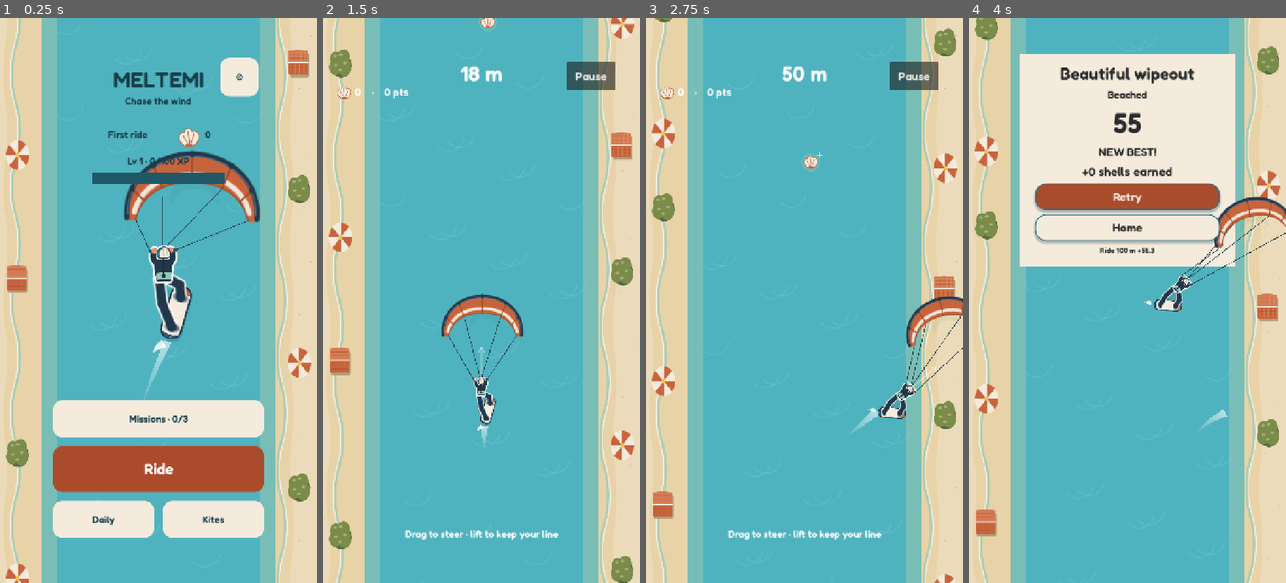
Above: before the commit, frames 1-4 (left to right).
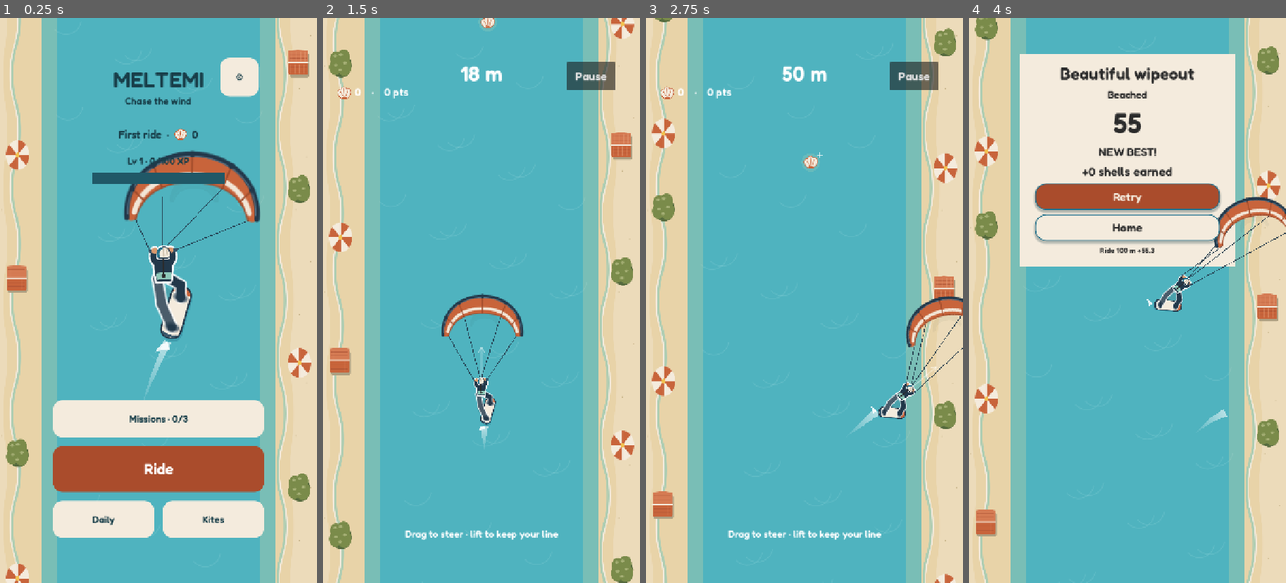
Above: after the commit, the same moments.

Repository: yeetozer/meltemi
Game: Godot game, scene res://scenes/main.tscn
Same seed, same stepped clock (60 frames per second), same inputs: the game is played once before the commit and once after it.
Inputs (mouse positions are in pixels of both pictures, inside the frame that each line leads up to):
- Up to frame 1 (0.25 s): no input
- Up to frame 2 (1.5 s): tap Enter at 0.5 s; move the mouse to (551, 272) at 0.52 s; hold Right 0.53-1.25 s; click (551, 272) at 0.67 s; tap Space at 0.77 s; drag from (418, 328) to (465, 413) at 1.27 s
- Up to frame 3 (2.75 s): move the mouse to (836, 176) at 2.02 s; hold Right from 2.03 s (still down); click (836, 176) at 2.17 s
- Up to frame 4 (4 s): release Right at 2.75 s; drag from (1111, 413) to (1032, 215) at 2.77 s; move the mouse to (1222, 385) at 3.52 s; hold Left from 3.53 s (still down); click (1222, 385) at 3.67 s; tap Space at 3.77 s

The runs differ from the first frame. In frame 1, 0.8% of the frame differs, in the area x 34-67%, y 19-60%; in frame 2, 0.1%; in frame 3, less than 0.1%; in frame 4, less than 0.1%.

Commit message:
Polish phone-size rider legs, tail spray and centered menu stats

Diff:
--- a/game/resources/rider_rig.json
+++ b/game/resources/rider_rig.json
@@ -31,11 +31,11 @@
       -17.28
     ],
     "hip_front_px_straight": [
-      3.6,
+      4.68,
       -12.24
     ],
     "hip_back_px_straight": [
-      -3.6,
+      -4.68,
       -12.24
     ],
     "hip_front_px_carve": [
@@ -73,13 +73,13 @@
     ],
     "foot_rotation": "board angle",
     "knee": "mid(hip,foot) + perp*bend, perp chosen so its x has sign +1 for front leg and -1 for back leg; bend_units = max(3.5, 9 - 0.12*len_units)",
-    "draw_order": "back leg outline, front leg outline, back leg fill, front leg fill, feet"
+    "draw_order": "back leg outline, back leg fill (suit lightened 18%), front leg outline, front leg fill, feet"
   },
   "spray": {
-    "anchor": "board tail point (rotates with board position, sprite itself not rotated by board angle)",
+    "anchor": "SVG attachment (-6,-2) aligned to board tail; sprite and local offset rotate with board angle",
     "offset_px": [
-      -5.76,
-      3.6
+      -1.44,
+      5.04
     ]
   },
   "layer_order": [
--- a/game/scripts/main.gd
+++ b/game/scripts/main.gd
@@ -545,9 +545,11 @@
  for entry: Array in [["MELTEMI",48,110],["Chase the wind",22,174]]:
   var word: Label=Label.new(); word.text=entry[0]; word.position=Vector2(150,entry[2]); word.size=Vector2(420,64); word …(193 unchanged characters)…
  title_button("⚙",Vector2(500,maxf(safe_top,90)),Vector2(88,88),func() -> void: show_menu("settings"))
- title_button("First ride" if int(save.data.best)==0 else "Best  %s" % save.data.best,Vector2(175,238),Vector2(230,52),Callable(),false)
- title_button("%s" % save.data.shells,Vector2(425,238),Vector2(95,52),Callable(),false)
- var icon: TextureRect=TextureRect.new(); icon.texture=AssetLib.texture("ui/icon_shell.png"); icon.position=Vector2(405,248); icon.size=Vector2(32,32); icon.expand_mode=TextureRect.EXPAND_IGNORE_SIZE; icon.mouse_filter=Control.MOUSE_FILTER_IGNORE; title_ui.add_child(icon)
+ var stats: HBoxContainer=HBoxContainer.new(); stats.position=Vector2(150,238); stats.size=Vector2(420,52); stats.alignment=BoxContainer.ALIGNMENT_CENTER; stats.add_theme_constant_override("separation",12); stats.mouse_filter=Control.MOUSE_FILTER_IGNORE; title_ui.add_child(stats)
+ for text: String in ["First ride" if int(save.data.best)==0 else "Best %s" % save.data.best,"·"]:
+  var stat: Label=Label.new(); stat.text=text; stat.add_theme_font_size_override("font_size",24); stat.add_theme_color_override("font_color",Color("183e49")); stats.add_child(stat)
+ var icon: TextureRect=TextureRect.new(); icon.texture=AssetLib.texture("ui/icon_shell.png"); icon.custom_minimum_size=Vector2(28,28); icon.stretch_mode=TextureRect.STRETCH_KEEP_ASPECT_CENTERED; icon.expand_mode=TextureRect.EXPAND_IGNORE_SIZE; icon.mouse_filter=Control.MOUSE_FILTER_IGNORE; stats.add_child(icon)
+ var shells: Label=Label.new(); shells.text=str(save.data.shells); shells.add_theme_font_size_override("font_size",24); shells.add_theme_color_override("font_color",Color("183e49")); stats.add_child(shells)
  title_button("Lv %d · %d/100 XP" % [Missions.level(int(save.data.xp)),int(save.data.xp)%100],Vector2(210,300),Vector2(300,48),Callable(),false)
  var xp: ProgressBar=ProgressBar.new(); xp.position=Vector2(210,350); xp.size=Vector2(300,7); xp.show_percentage=false; xp.value=int(save.data.xp)%100; xp.mouse_filter=Control.MOUSE_FILTER_IGNORE
  var track: StyleBoxFlat=StyleBoxFlat.new(); track.bg_color=Color("205867"); xp.add_theme_stylebox_override("background",track)
--- a/game/scripts/rider_visual.gd
+++ b/game/scripts/rider_visual.gd
@@ -51,12 +51,14 @@
  # Expose the nose beside/below the hips instead of burying it under both legs.
  board.position=Vector2(10,13)
  board.scale=Vector2(28.8,43.2)*1.12/board.texture.get_size()
- spray_sprite.position=board.position+Vector2(0,23).rotated(angle)+Vector2(-5.76,3.6)
+ # Approved SVG attachment (-6,-2), relative to viewBox centre (-8,5), at 0.72 scale.
+ spray_sprite.rotation=angle
+ spray_sprite.position=board.position+(Vector2(0,23)-Vector2(1.44,-5.04)).rotated(angle)
  feet.assign([board.position+Vector2(0,-10.44*1.12).rotated(angle),board.position+Vector2(0,10.44*1.12).rotated(angle)])
  paths.clear()
  for i in range(2):
   var sign_: float=1.0 if i==0 else -1.0
-  var hip: Vector2=Vector2(sign_*lerpf(3.6,4.32,amount),-12.24)
+  var hip: Vector2=Vector2(sign_*lerpf(4.68,4.32,amount),-12.24)
   var delta: Vector2=feet[i]-hip
   var perp: Vector2=Vector2(-delta.y,delta.x).normalized()
   if perp.x*sign_<0: perp=-perp
@@ -64,9 +66,10 @@
   paths.append(PackedVector2Array([hip,knee,feet[i]]))
  legs.queue_redraw()
 func draw_legs() -> void:
- for width: float in [8.64,6.12]:
-  var color: Color=Color(1,1,1,0.92) if width>8 else suit
-  for i: int in [1,0]:
+ # Composite each whole leg so the front outline cuts across the back fill.
+ for i: int in [1,0]:
+  for width: float in [8.64,6.12]:
+   var color: Color=Color(1,1,1,0.92) if width>8 else (suit.lightened(0.18) if i==1 else suit)
    legs.draw_polyline(paths[i],color,width,true)
    for p: Vector2 in paths[i]: legs.draw_circle(p,width/2,color,true,-1,true)
  for foot: Vector2 in feet:
--- a/game/tests/menu_smoke.gd
+++ b/game/tests/menu_smoke.gd
@@ -15,8 +15,8 @@
  for child: Node in game.title_ui.get_children():
   if child is Button: assert(child.size.y>=84,"Menu action touch target too short")
  var found: bool=false
- for child: Node in game.title_ui.get_children():
-  if child is Label and child.text=="First ride": found=true
+ for child: Node in game.title_ui.find_children("*","Label",true,false):
+  if child.text=="First ride": found=true
  assert(found,"First ride must be a plain label")
  press("Missions · 0/3"); assert(game.state=="missions")
  for b: Node in game.panel.get_children():
--- a/game/tests/rider_skins.gd
+++ b/game/tests/rider_skins.gd
@@ -10,13 +10,14 @@
    assert(rig.upper.texture.resource_path.ends_with("rider_"+c+".png"))
    for mirror: float in [-1.0,1.0]:
     rig.scale.x=mirror
-    for amount: float in [0.0,1.0]:
+    for amount: float in [0.0,0.25,0.5,0.75,1.0]:
      rig.solve(amount)
      assert(rig.board.position==Vector2(spec.board.sprite_offset_px[0],spec.board.sprite_offset_px[1]))
      assert(spec.board.readability_scale<=1.15)
      assert((rig.board.scale*rig.board.texture.get_size()).distance_to(Vector2(28.8,43.2)*spec.board.readability_scale)<0.001)
      var tail: Vector2=Vector2(spec.board.tail_px[0],spec.board.tail_px[1])
      assert(rig.tail_point().distance_to(rig.to_global(rig.board.position+tail.rotated(rig.board.rotation)))<0.001)
+     assert(rig.spray_sprite.to_global(Vector2(1.44,-5.04)/rig.spray_sprite.scale).distance_to(rig.tail_point())<0.001)
      for i: int in range(2):
       var point: Array=spec.board.front_strap_px if i==0 else spec.board.back_strap_px
       var strap: Vector2=Vector2(point[0],point[1])
@@ -27,7 +28,7 @@
       assert(rig.bar_point(i).distance_to(rig.to_global(Vector2(bar[0],bar[1])))<0.01)
       var kite_transform: Transform2D=Transform2D(0.2,Vector2(430,700)).scaled_local(Vector2.ONE*1.45)
       assert((kite_transform*[Vector2(-53.2,31.5),Vector2(53.2,31.5),Vector2(-28.6,1.31),Vector2(28.6,1.31)][i]).is_finite())
- print("SKINS PASS all four combinations; 15/45 degrees, both mirrors, feet and four bar anchors")
+ print("SKINS PASS all four combinations; 15–45 degree blend, both mirrors, feet, spray attachment and four bar anchors")
  var store: RefCounted=load("res://scripts/save_store.gd").new()
  assert(store.defaults().selected_board=="classic" and store.defaults().selected_character=="navy")
  store.path="user://rider_skin_migration_test.json"
Not shown, changed: docs/rider-rig.md
